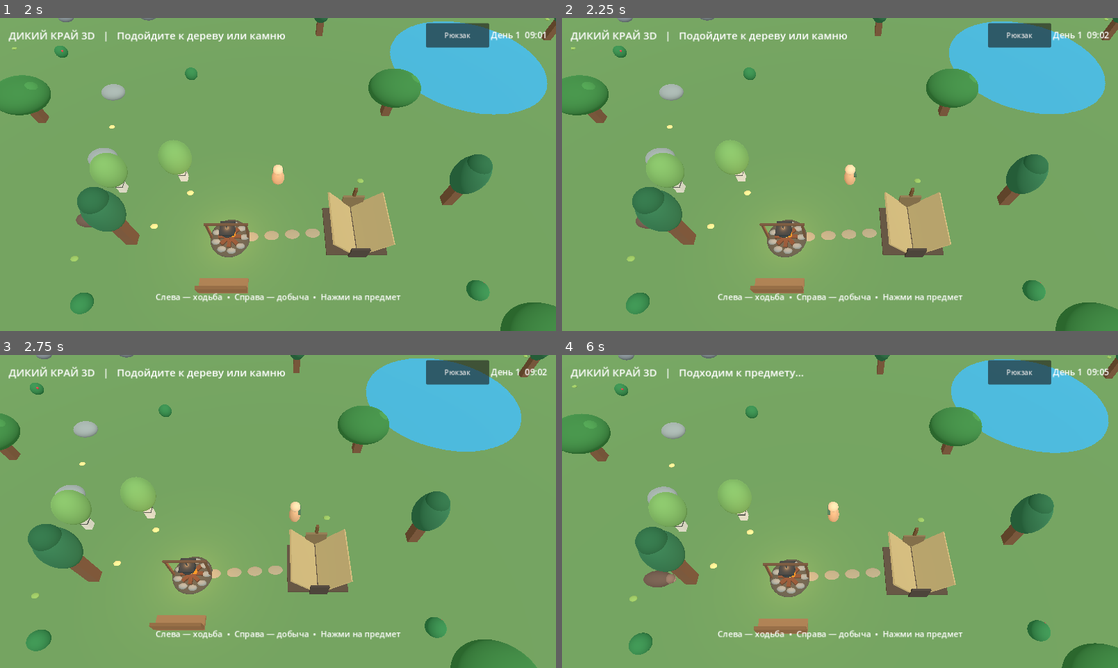
Above: before the commit, frames 1-4 (two rows, left to right).
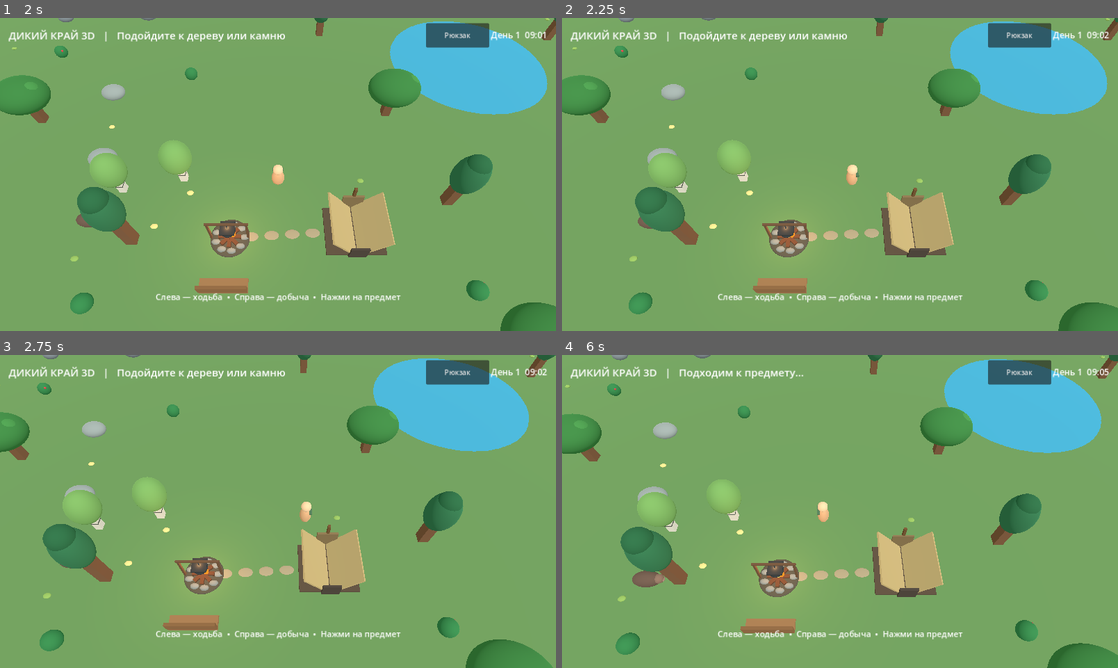
Above: after the commit, the same moments.

Repository: hjz2tz7cgv-ctrl/DikiyKrayGodot
Game: Godot game, scene res://scenes/main.tscn
The game is run twice, just before and just after one commit, with the same random seed, the same clock (stepped at 60 frames per second) and the same inputs.
Inputs (mouse positions are in pixels of both pictures, inside the frame that each line leads up to):
- Up to frame 1 (2 s): click "Рюкзак" at 0.5 s; click "Закрыть" at 1.25 s
- Up to frame 2 (2.25 s): tap Enter at 2 s; move the mouse to (962, 158) at 2.02 s; hold Right (ui_right) from 2.03 s (still down); click (962, 158) at 2.17 s
- Up to frame 3 (2.75 s): keep holding Right (ui_right)
- Up to frame 4 (6 s): release Right (ui_right) at 2.75 s; drag from (728, 527) to (812, 574) at 2.77 s; move the mouse to (895, 442) at 3.52 s; hold Right (ui_right) 3.53-4.25 s; drag from (812, 574) to (673, 464) at 4.27 s; move the mouse to (1006, 558) at 5.02 s; hold Left (ui_left) 5.03-5.75 s; drag from (673, 464) to (756, 433) at 5.77 s

Frame 1 is identical in both runs. In frame 2, 2.2% of the frame differs, in the area x 0-100%, y 0-100%; in frame 3, 9.2%; in frame 4, 9.0%.

Commit message:
Add files via upload

Diff:
--- a/scripts/main.gd
+++ b/scripts/main.gd
@@ -290,8 +290,9 @@
         camera_focus = desired_focus
         camera_initialized = true
     else:
-        camera_focus = camera_focus.lerp(desired_focus, 1.0 - exp(-4.0 * delta))
-    camera_yaw = 0.0  # Постоянный угол в мировых координатах.
+        # Камера плавно догоняет положение персонажа, не реагируя на джойстик или поворот.
+        camera_focus = camera_focus.lerp(desired_focus, 1.0 - exp(-2.0 * delta))
+    camera_yaw = 0.0  # Фиксированный ракурс: никаких поворотов за персонажем.
     var offset := Vector3(sin(camera_yaw) * camera_distance * camera_tilt, camera_distance, cos(camera_yaw) * camera_distance * camera_tilt)
     camera.global_position = camera_focus + offset
     camera.look_at(camera_focus, Vector3.UP)
